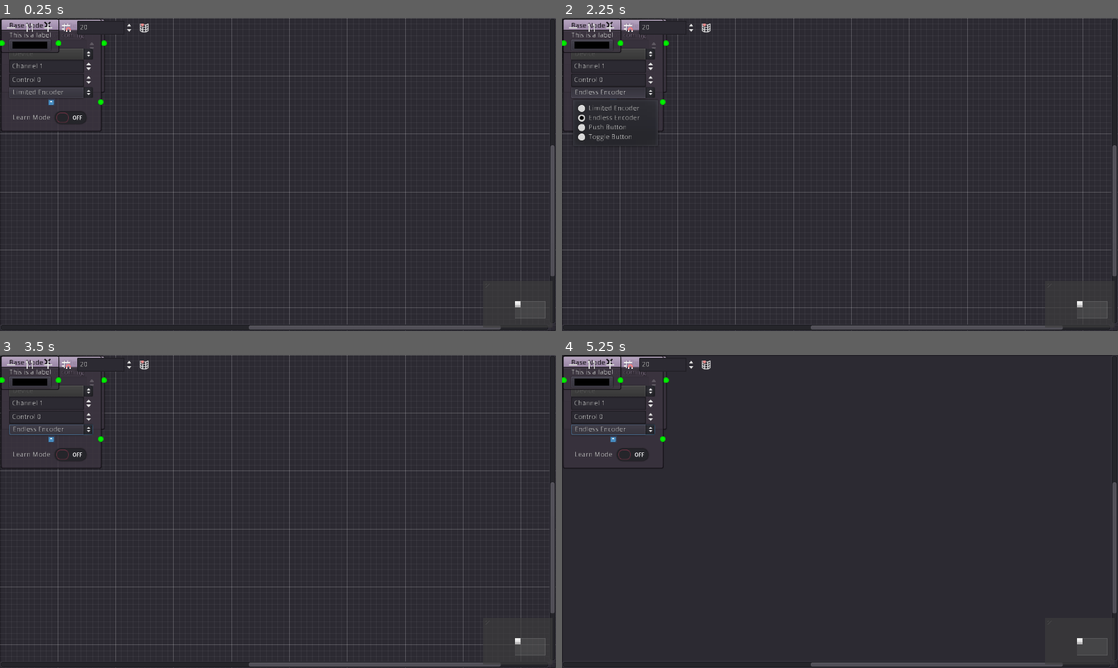
Above: before the commit, frames 1-4 (two rows, left to right).
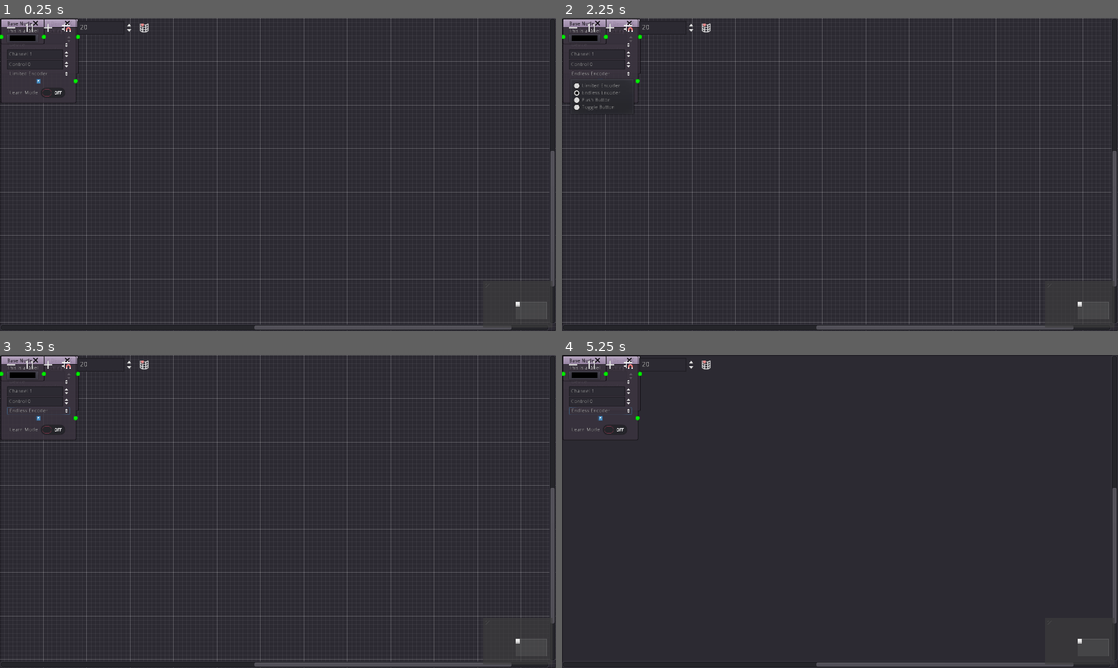
Above: after the commit, the same moments.

Repository: Lewin225/GoShow
Game: Godot game, scene res://Graph.tscn
The game is run twice, just before and just after one commit, with the same random seed, the same clock (stepped at 60 frames per second) and the same inputs. This scene is started directly instead of the project's main scene. The engine's default icon, where the game draws it, is replaced by a stand-in: a white triangle on a blue panel in a dark square.
Inputs (mouse positions are in pixels of both pictures, inside the frame that each line leads up to):
- Up to frame 1 (0.25 s): no input
- Up to frame 2 (2.25 s): click "Limited Encoder" at 0.5 s; click "Learn Mode" at 1.25 s; click "Endless Encoder" at 2 s
- Up to frame 3 (3.5 s): click "Endless Encoder" at 2.75 s
- Up to frame 4 (5.25 s): click (573, 364) at 3.5 s; click (612, 364) at 4.25 s; click (628, 364) at 5 s

The runs differ from the first frame. In frame 1, 5.0% of the frame differs, in the area x 0-100%, y 0-100%; in frame 2, 5.2%; in frame 3, 5.1%; in frame 4, 1.3%.

Commit message:
Layout changes - increase graphnode circle hitbox

Diff:
--- a/App.tscn
+++ b/App.tscn
@@ -10,26 +10,41 @@
 "_edit_use_anchors_": false
 }
 
-[node name="Menu" type="HBoxContainer" parent="."]
+[node name="Menu" type="ColorRect" parent="."]
 margin_right = 1920.0
-margin_bottom = 37.0
+margin_bottom = 50.0
+rect_min_size = Vector2( 0, 50 )
+size_flags_horizontal = 3
+color = Color( 0.172549, 0.164706, 0.196078, 1 )
 
-[node name="Button" type="Button" parent="Menu"]
-margin_right = 170.0
-margin_bottom = 37.0
-text = "LayoutButton"
+[node name="Items" type="HBoxContainer" parent="Menu"]
+rect_min_size = Vector2( 0, 50 )
+__meta__ = {
+"_edit_use_anchors_": false
+}
+
+[node name="file" type="MenuButton" parent="Menu/Items"]
+margin_right = 61.0
+margin_bottom = 50.0
+text = "File"
+
+[node name="edit" type="MenuButton" parent="Menu/Items"]
+margin_left = 69.0
+margin_right = 134.0
+margin_bottom = 50.0
+text = "Edit"
 
 [node name="MIDI" parent="." instance=ExtResource( 2 )]
 
 [node name="HBoxContainer" type="HSplitContainer" parent="."]
-margin_top = 45.0
+margin_top = 58.0
 margin_right = 1920.0
 margin_bottom = 1080.0
 size_flags_vertical = 3
 
 [node name="Tabs" type="TabContainer" parent="HBoxContainer"]
 margin_right = 1920.0
-margin_bottom = 1035.0
+margin_bottom = 1022.0
 size_flags_horizontal = 3
 size_flags_vertical = 3
 
--- a/Graph.tscn
+++ b/Graph.tscn
@@ -16,30 +16,46 @@
 [node name="GraphEdit" type="GraphEdit" parent="."]
 anchor_right = 1.0
 anchor_bottom = 1.0
+custom_constants/port_grab_distance_vertical = 20
+custom_constants/port_grab_distance_horizontal = 20
 right_disconnects = true
+scroll_offset = Vector2( -240, -135 )
+zoom = 0.75
 script = ExtResource( 3 )
 __meta__ = {
 "_edit_use_anchors_": false
 }
 
 [node name="Viewer" parent="GraphEdit" instance=ExtResource( 2 )]
-margin_right = 292.0
-margin_bottom = 166.0
+margin_left = 240.0
+margin_top = 135.0
+margin_right = 532.0
+margin_bottom = 301.0
+rect_scale = Vector2( 0.75, 0.75 )
 mouse_filter = 1
 
 [node name="Multiply Node2" parent="GraphEdit" instance=ExtResource( 1 )]
-margin_right = 365.0
-margin_bottom = 263.0
+margin_left = 240.0
+margin_top = 135.0
+margin_right = 605.0
+margin_bottom = 398.0
+rect_scale = Vector2( 0.75, 0.75 )
 mouse_filter = 1
 
 [node name="MidiNode" parent="GraphEdit" instance=ExtResource( 4 )]
-margin_right = 354.0
-margin_bottom = 397.0
+margin_left = 240.0
+margin_top = 135.0
+margin_right = 594.0
+margin_bottom = 532.0
+rect_scale = Vector2( 0.75, 0.75 )
 mouse_filter = 1
 
 [node name="DemoNode" parent="GraphEdit" instance=ExtResource( 5 )]
-margin_right = 208.0
-margin_bottom = 125.0
+margin_left = 240.0
+margin_top = 135.0
+margin_right = 448.0
+margin_bottom = 260.0
+rect_scale = Vector2( 0.75, 0.75 )
 mouse_filter = 1
 [connection signal="connection_request" from="GraphEdit" to="GraphEdit" method="_on_GraphEdit_connection_request"]
 [connection signal="disconnection_request" from="GraphEdit" to="GraphEdit" method="_on_GraphEdit_disconnection_request"]
--- a/Node Plugins/Lewin_Midi/Lewin_Midi.gd
+++ b/Node Plugins/Lewin_Midi/Lewin_Midi.gd
@@ -21,7 +21,7 @@
 		if learn_toggle.pressed:
 			channel.value = event.channel
 			control.value = event.controller_number
-			return
+			#return - Comment in to prevent learn values escaping the node
 
 		# Output midi
 		if event.channel == channel.value-1: #Compare indexed at 0
--- a/Node Plugins/Lewin_Midi/Lewin_Midi.tscn
+++ b/Node Plugins/Lewin_Midi/Lewin_Midi.tscn
@@ -67,6 +67,7 @@
 margin_bottom = 143.0
 disabled = true
 text = "Device"
+flat = true
 
 [node name="channel" type="SpinBox" parent="." index="2"]
 margin_left = 32.0
@@ -92,6 +93,7 @@
 margin_right = 322.0
 margin_bottom = 276.0
 text = "Behavour"
+flat = true
 
 [node name="midiout" parent="." index="5" instance=ExtResource( 2 )]
 anchor_right = 0.0
